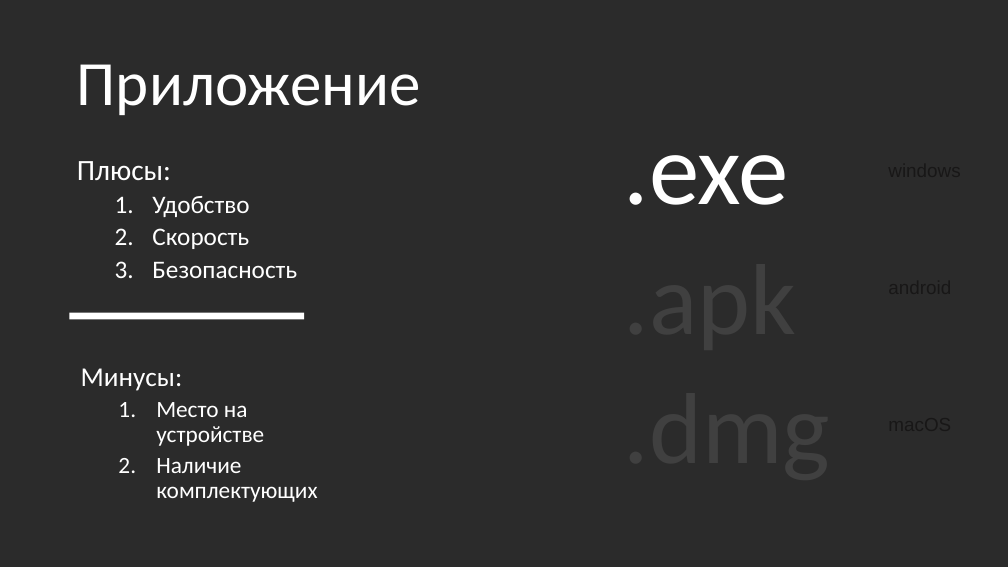
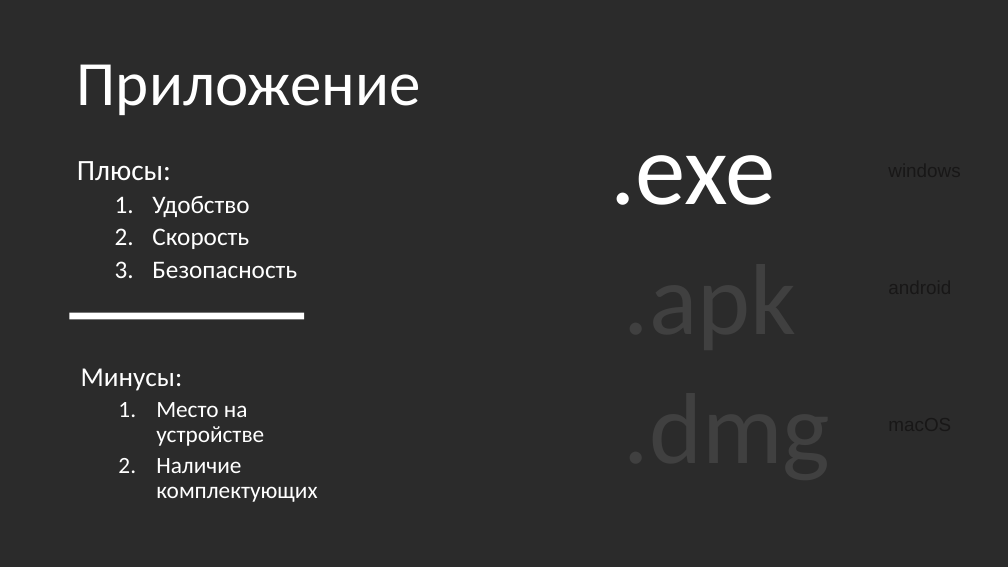
Before and after one commit to voronov-nikita/DoubleScreen, a slide deck: slide 2 of individualProject.pptx. Drawn at 1008x567 pixels with LibreOffice and Linux fonts; fonts in the diff are those of the drawing; background and template pictures are left out; a plain dark background stands for a picture behind light text. Boxes give left, top, right and bottom in pixels: in the first picture for what was removed or moved away, otherwise in the second. Text is boxed around its words. In the diff, an @@ line names an element or a change of style, - is before the commit and + after.

```diff
--- a/individualProject.pptx
+++ b/individualProject.pptx
@@ text ".exe": place and size @@
-text ".exe" at <box>624,155,789,205</box>
+text ".exe" at <box>610,155,775,205</box>
```
Also in this commit, not shown: 1 other slide changed, 2 other files.
